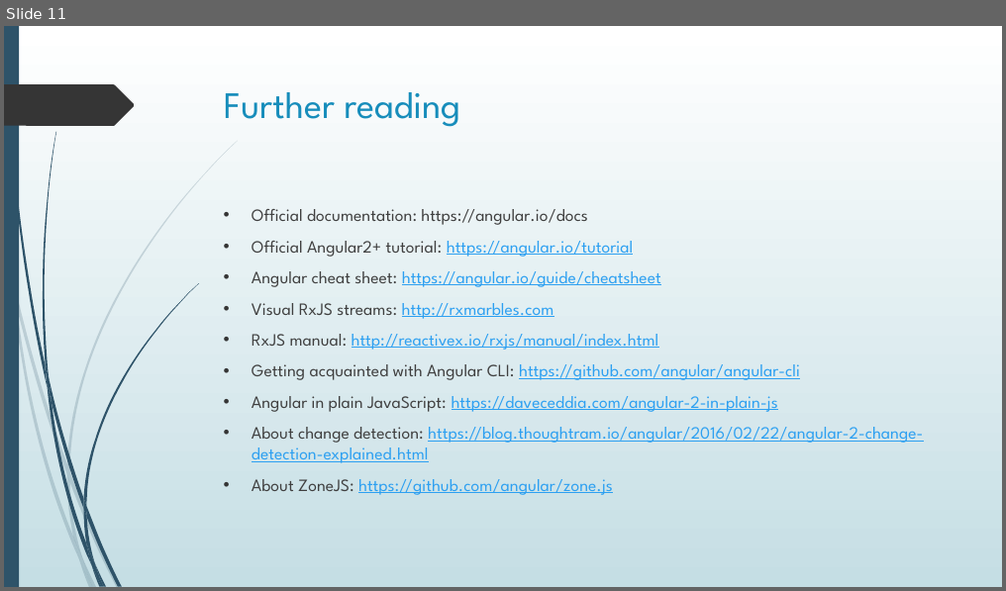
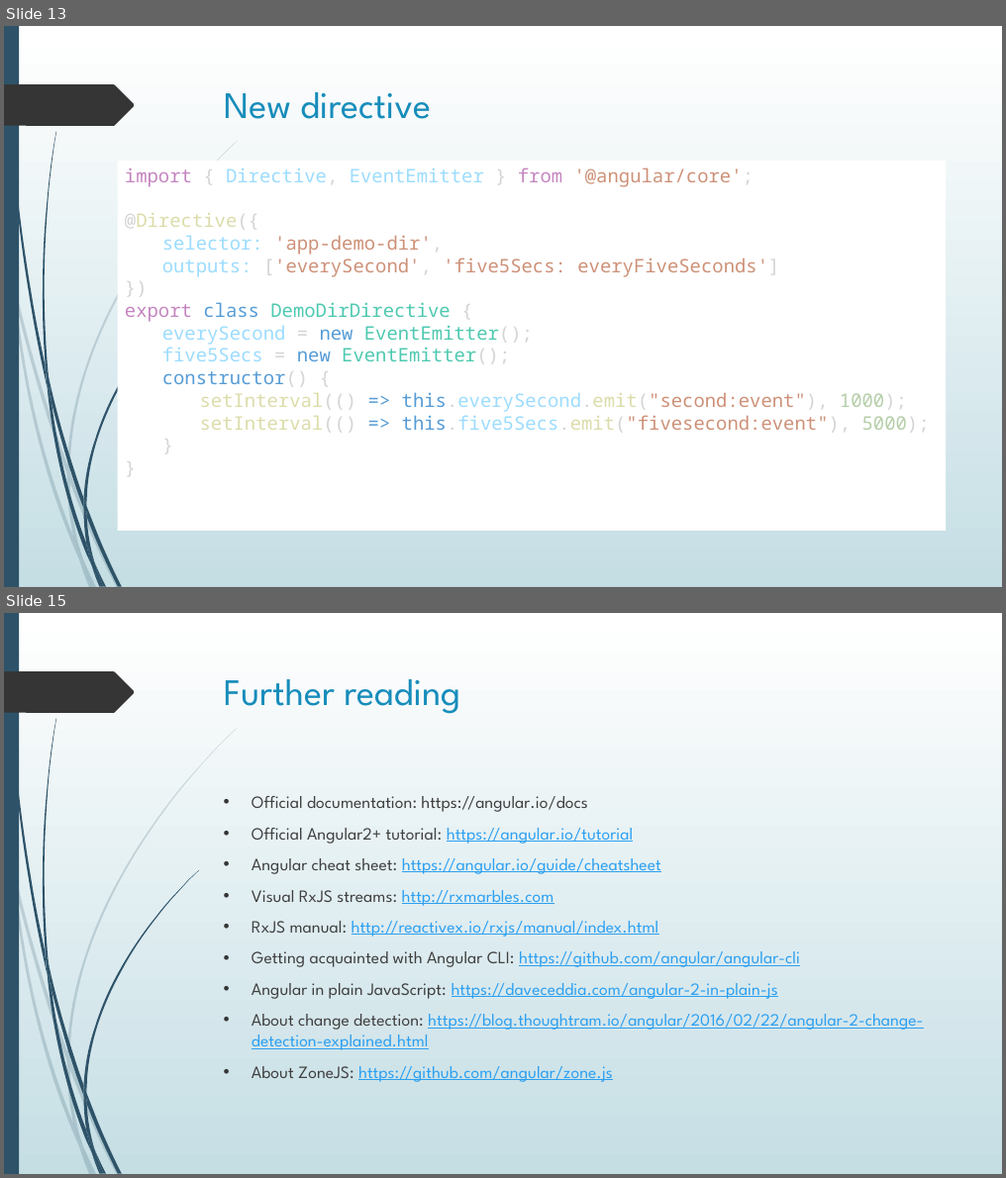
Before and after one commit to Mishurin/frontend-examples, a slide deck: angular/Angular.pptx. Shown one above the other, each under a label of ours: slide 11 before the commit, slides 13 and 15 after it; the slides between them are not shown. The pictures are 1006x591 and 1006x1178 pixels, drawn with LibreOffice and Linux fonts; fonts in the diff are those of the drawing. Boxes give left, top, right and bottom in pixels: in the first picture for what was removed or moved away, otherwise in the second. Text is boxed around its words. In the diff, an @@ line names an element or a change of style, - is before the commit and + after.

Commit message:
Added demo service.

```diff
--- a/angular/Angular.pptx
+++ b/angular/Angular.pptx
@@ slide 13 added at box(4, 26, 1002, 587), background gradient #FFFFFF to #C5DEE5; not listed: 24 template elements that a slide beside it also shows @@
@@ title added at box(224, 92, 431, 119), 36 pt, text #178DBB @@
+New directive
@@ rectangle added at box(118, 161, 946, 531), fill #FFFFFF, 18 pt, text #CE9178 @@
+import { Directive, EventEmitter } from '@angular/core';
+@Directive({
+selector: 'app-demo-dir',
+outputs: ['everySecond', 'five5Secs: everyFiveSeconds']
+})
+export class DemoDirDirective {
+  everySecond = new EventEmitter();
+  five5Secs = new EventEmitter();
+  constructor() {
+    setInterval(() => this.everySecond.emit("second:event"), 1000);
+    setInterval(() => this.five5Secs.emit("fivesecond:event"), 5000);
+}
+}
@@ what was slide 11 is now slide 15 @@
```
Also in this commit, not shown: 3 other slides added, 5 other files.
